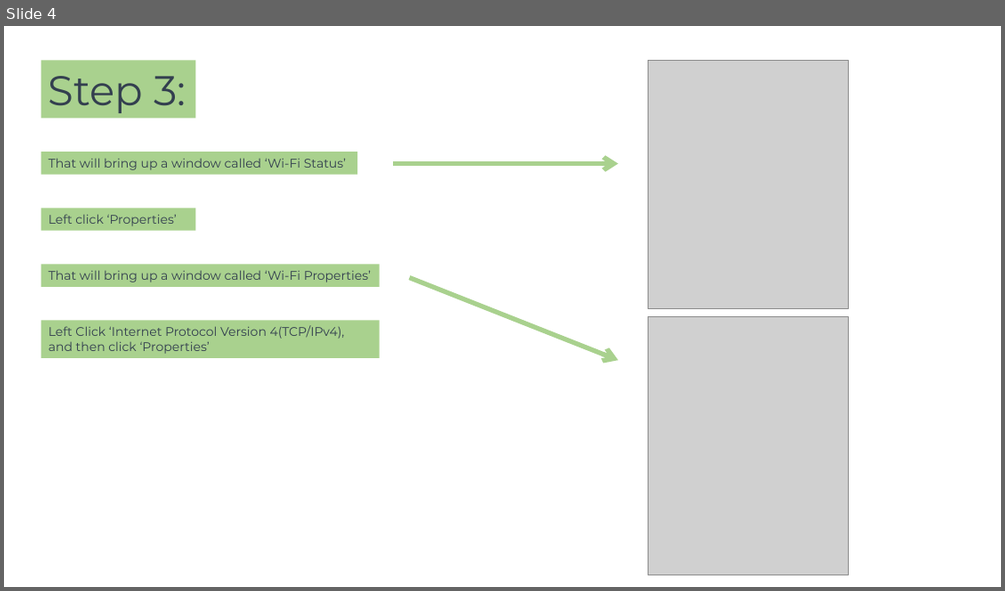
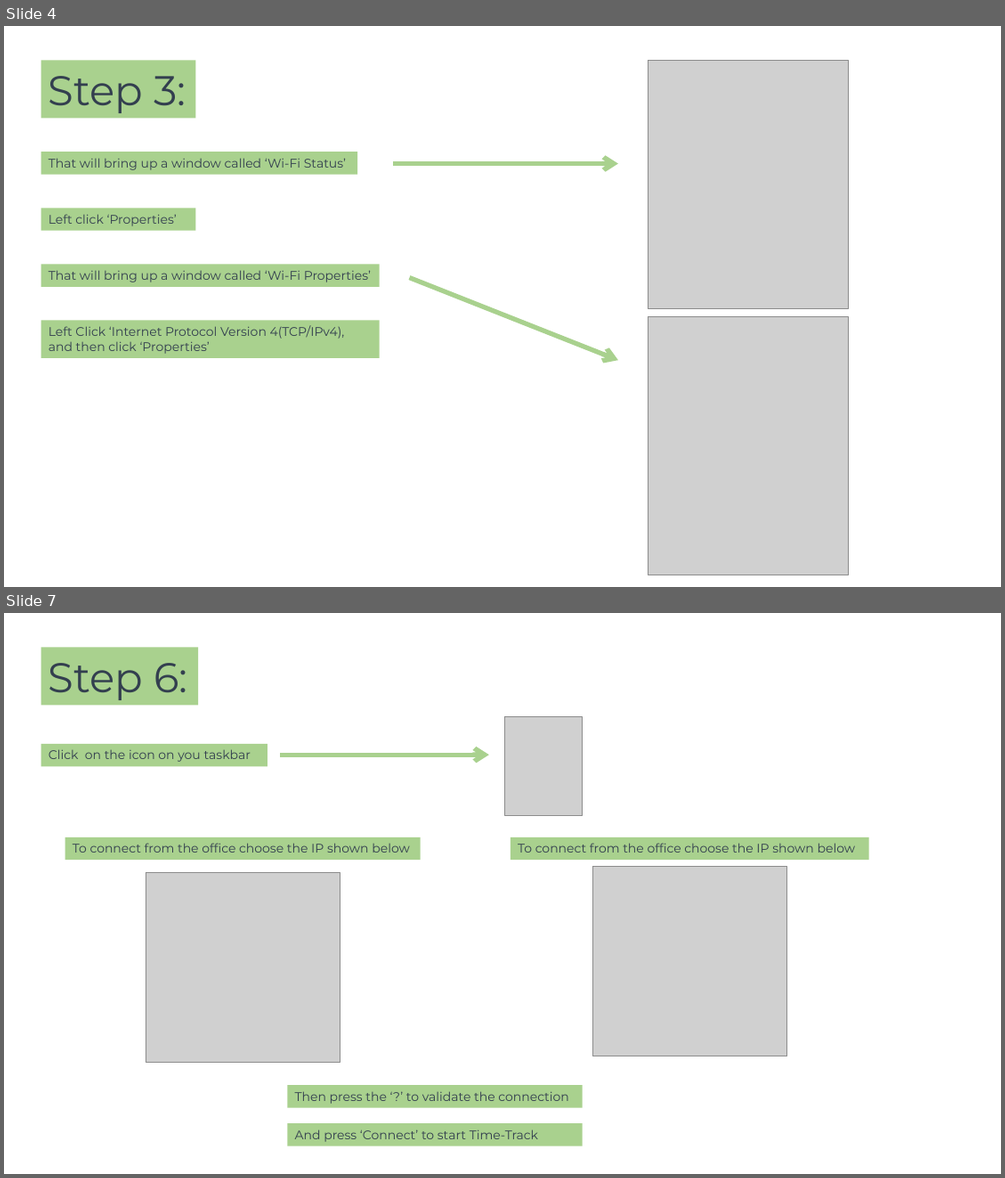
Before and after one commit to joshuawootonn/time-track, a slide deck: Instructions/Connection Presentation.pptx. Shown one above the other, each under a label of ours: slide 4 before the commit, slides 4 and 7 after it; the slides between them are not shown. The pictures are 1005x591 and 1005x1178 pixels, drawn with LibreOffice and Linux fonts; fonts in the diff are those of the drawing; grey boxes stand for pictures. Boxes give left, top, right and bottom in pixels: in the first picture for what was removed or moved away, otherwise in the second. Text is boxed around its words. In the diff, an @@ line names an element or a change of style, - is before the commit and + after.

Commit message:
Finish Connection Presentation

```diff
--- a/Instructions/Connection Presentation.pptx
+++ b/Instructions/Connection Presentation.pptx
@@ slide 7 added at box(4, 613, 1001, 1174), background #FFFFFF @@
@@ rectangle added at box(41, 648, 198, 705), fill #A9D18E, 40 pt, text #333F50 @@
+Step 6:
@@ picture added at box(505, 717, 582, 816) @@
@@ rectangle added at box(41, 744, 268, 766), fill #A9D18E, 12 pt, text #333F50 @@
+Click on the icon on you taskbar
@@ arrow added from (280, 755) to (489, 755), #A9D18E 4.5 pt @@
@@ rectangle added at box(65, 837, 421, 860), fill #A9D18E, 12 pt, text #333F50 @@
+To connect from the office choose the IP shown below
@@ rectangle added at box(510, 837, 869, 860), fill #A9D18E, 12 pt, text #333F50 @@
+To connect from the office choose the IP shown below
@@ picture added at box(146, 873, 340, 1062) @@
@@ picture added at box(592, 867, 787, 1056) @@
@@ rectangle added at box(287, 1085, 582, 1107), fill #A9D18E, 12 pt, text #333F50 @@
+Then press the ‘?’ to validate the connection
@@ rectangle added at box(287, 1123, 582, 1145), fill #A9D18E, 12 pt, text #333F50 @@
+And press ‘Connect’ to start Time-Track
```
Also in this commit, not shown: 2 slides changed, 2 other slides added, 8 other files.
